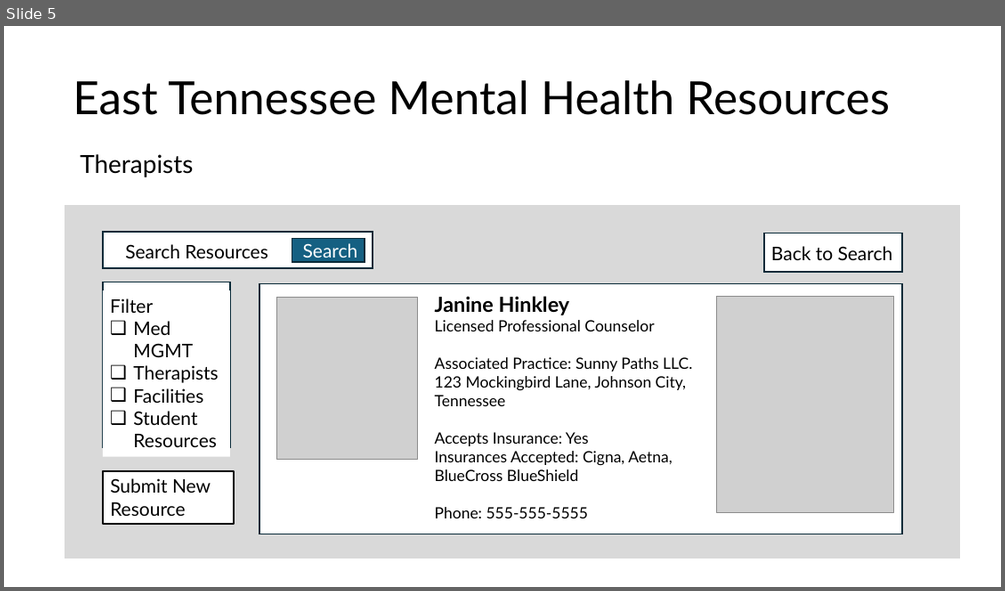
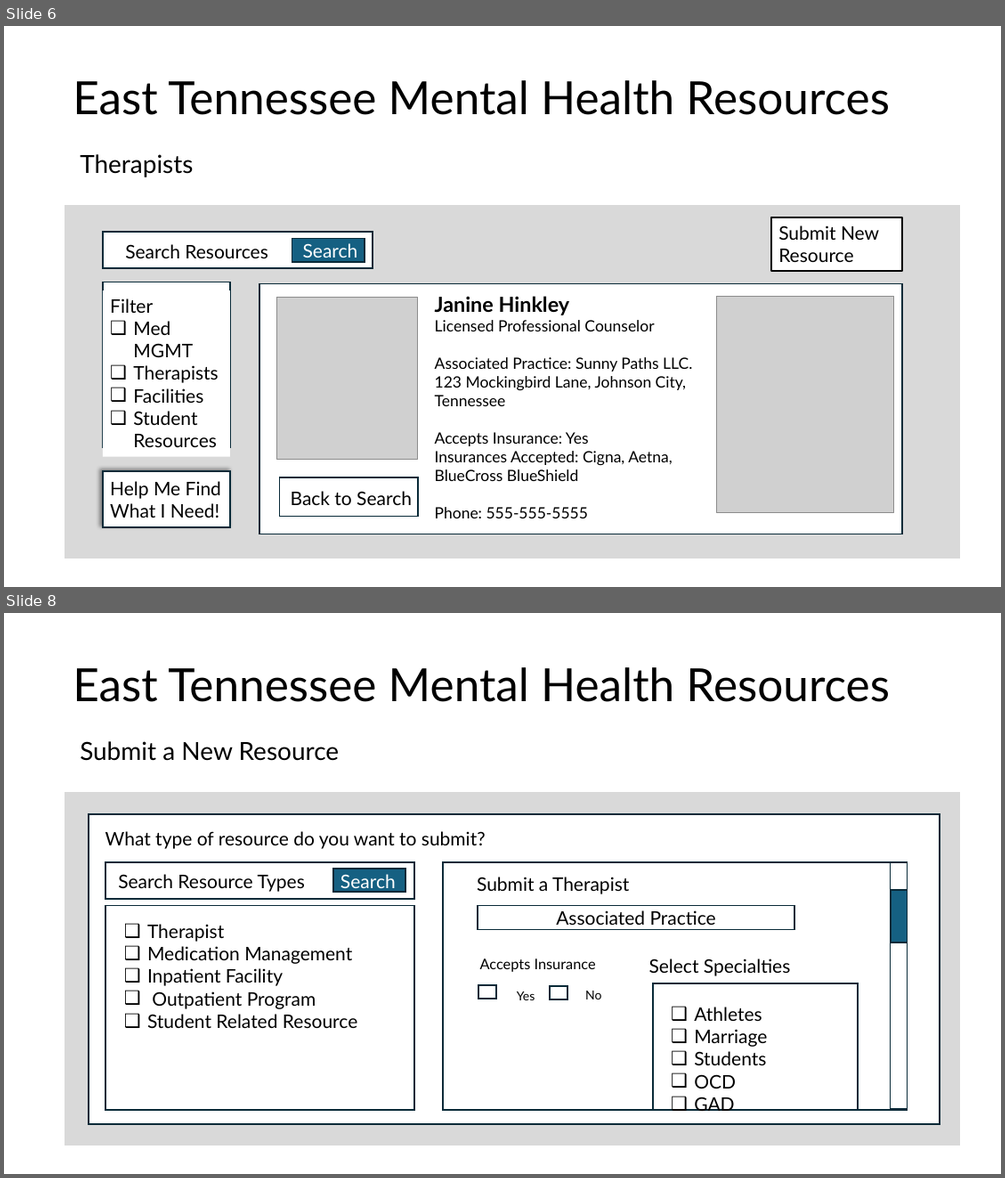
Before and after one commit to ReislerJ/East_TN_MH_Resources, a slide deck: Mock Slides.pptx. Shown one above the other, each under a label of ours: slide 5 before the commit, slides 6 and 8 after it; the slides between them are not shown. The pictures are 1005x591 and 1005x1178 pixels, drawn with LibreOffice and Linux fonts; fonts in the diff are those of the drawing; grey boxes stand for pictures; background and template pictures are left out. Boxes give left, top, right and bottom in pixels: in the first picture for what was removed or moved away, otherwise in the second. Text is boxed around its words. In the diff, an @@ line names an element or a change of style, - is before the commit and + after.

```diff
--- a/Mock Slides.pptx
+++ b/Mock Slides.pptx
@@ slide 8 added at bbox=[4, 613, 1001, 1174], background picture (left out) @@
@@ title added at bbox=[73, 667, 890, 702], 44 pt, text #000000 @@
+East Tennessee Mental Health Resources
@@ text added at bbox=[80, 741, 340, 761], 24 pt, text #000000 @@
+Submit a New Resource
@@ rectangle added at bbox=[65, 793, 959, 1144], fill #D9D9D9, outline #D9D9D9 1.5 pt @@
@@ rectangle added at bbox=[89, 814, 939, 1124], fill #FFFFFF, outline #092A39 1.5 pt @@
@@ text added at bbox=[105, 831, 485, 849], 18 pt, text #000000 @@
+What type of resource do you want to submit?
@@ rectangle added at bbox=[105, 862, 414, 899], fill #FFFFFF, outline #092A39 1.5 pt @@
@@ rectangle added at bbox=[111, 866, 320, 896], fill #FFFFFF, 18 pt, text #000000 @@
+Search Resource Types
@@ rectangle added at bbox=[333, 868, 405, 892], fill #156082, outline #092A39 1.5 pt @@
@@ text added at bbox=[340, 874, 396, 892], 18 pt, text #FFFFFF @@
+Search
@@ rectangle added at bbox=[443, 862, 907, 1111], fill #FFFFFF, outline #092A39 1.5 pt @@
@@ text added at bbox=[477, 876, 629, 894], 18 pt, text #000000 @@
+Submit a Therapist
@@ rectangle added at bbox=[890, 862, 906, 1109], fill #FFFFFF, outline #092A39 1.5 pt @@
@@ rectangle added at bbox=[105, 906, 414, 1110], fill #FFFFFF, outline #092A39 1.5 pt @@
@@ rectangle added at bbox=[478, 906, 794, 929], fill #FFFFFF, outline #092A39 1.5 pt, 18 pt, text #000000 @@
+Associated Practice
@@ rectangle added at bbox=[890, 890, 907, 942], fill #156082, outline #092A39 1.5 pt @@
@@ text added at bbox=[147, 924, 357, 1028], 18 pt, text #000000 @@
+❑ Therapist
+❑ Medication Management
+❑ Inpatient Facility
+❑ Outpatient Program
+❑ Student Related Resource
@@ text added at bbox=[200, 924, 255, 932], 18 pt, text #FFFFFF @@
+Search
@@ text added at bbox=[480, 958, 596, 972], 14 pt, text #000000 @@
+Accepts Insurance
@@ text added at bbox=[649, 958, 791, 976], 18 pt, text #000000 @@
+Select Specialties
@@ rectangle added at bbox=[652, 983, 858, 1110], fill #FFFFFF, outline #092A39 1.5 pt @@
@@ group added at bbox=[479, 985, 601, 1000]: 2 rectangles, 2 texts @@
+Yes
+No
@@ text added at bbox=[694, 1006, 767, 1111], 18 pt, text #000000 @@
+❑ Athletes
+❑ Marriage
+❑ Students
+❑ OCD
+❑ GAD
@@ what was slide 5 is now slide 6 @@
@@ slide 6 changed as well @@
@@ rectangle "Submit New": place and size @@
-rectangle "Submit New" at bbox=[103, 471, 234, 524]
+rectangle "Submit New" at bbox=[771, 217, 902, 271]
@@ rectangle added at bbox=[103, 471, 230, 527], fill #FFFFFF, outline #092A39 1.5 pt, 18 pt, text #000000 @@
+Help Me Find What I Need!
@@ rectangle: place and size @@
-rectangle at bbox=[764, 233, 902, 272]
+rectangle at bbox=[280, 477, 418, 516]
@@ text "Back to Search": place and size @@
-text "Back to Search" at bbox=[771, 246, 893, 260]
+text "Back to Search" at bbox=[291, 491, 412, 505]
```
Also in this commit, not shown: 5 other slides changed, 1 other slide added, 2 other files.
